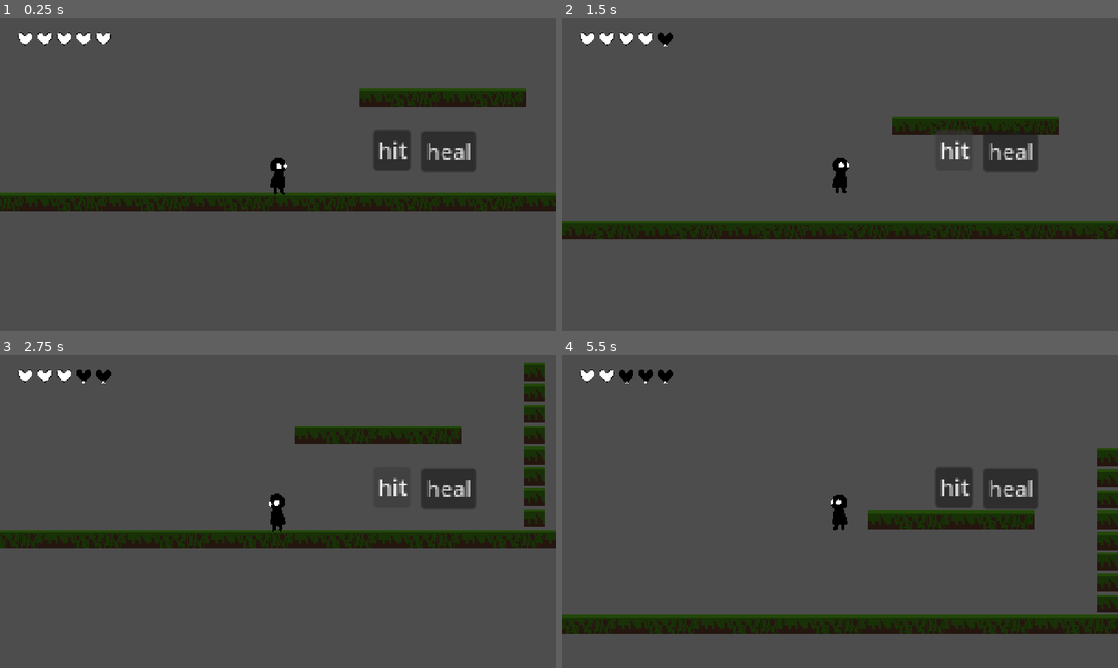
Above: before the commit, frames 1-4 (two rows, left to right).
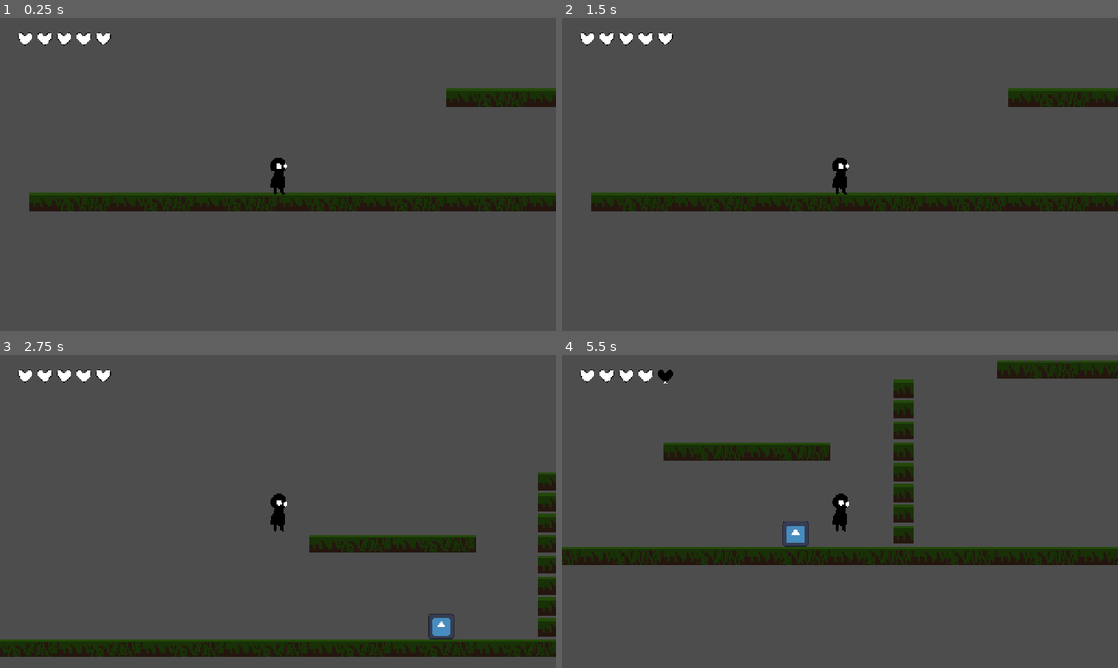
Above: after the commit, the same moments.

Repository: RayTK09/justAnotherMetroidvania
Game: Godot game, scene res://Scenes/start.tscn
Same seed, same stepped clock (60 frames per second), same inputs: the game is played once before the commit and once after it. The engine's default icon, where the game draws it, is replaced by a stand-in: a white triangle on a blue panel in a dark square.
Inputs (mouse positions are in pixels of both pictures, inside the frame that each line leads up to):
- Up to frame 1 (0.25 s): no input
- Up to frame 2 (1.5 s): click (1012, 152) at 0.5 s, where only the run before the commit has a clickable "heal"; click (956, 149) at 1.25 s, where only the run before the commit has a clickable "hit"
- Up to frame 3 (2.75 s): tap Enter at 2 s; move the mouse to (400, 495) at 2.02 s; hold Right (Right) from 2.03 s (still down); tap A (Heal, bound only after the commit) at 2.1 s; click (400, 495) at 2.17 s; tap Space (Jump) at 2.27 s
- Up to frame 4 (5.5 s): move the mouse to (728, 527) at 2.77 s; tap Z (Swing) at 2.85 s; tap Space (Jump) at 3.02, 4.52, 5.27 s; tap A (Heal, bound only after the commit) at 3.05, 3.6, 4.55, 5.3 s; move the mouse to (895, 442) at 3.52 s; release Right (Right) at 3.53 s; hold Left (Left) 3.53-4.28 s; move the mouse to (812, 574) at 4.27 s; hold Right (Right) from 4.28 s (still down); tap Alt at 4.35 s; click (812, 574) at 4.42 s; move the mouse to (1006, 558) at 5.02 s; tap Shift at 5.1 s

The runs differ from the first frame. In frame 1, 5.6% of the frame differs, in the area x 0-100%, y 8-62%; in frame 2, 16%; in frame 3, 17%; in frame 4, 22%, in the area x 0-100%, y 1-90%.

Commit message:
enemy and hit knockback
added an enemy and hit knockback for the player

Diff:
--- /dev/null
+++ b/Scenes/enemies/enemy_grounded.tscn
@@ -0,0 +1,27 @@
+[gd_scene format=3 uid="uid://nuarfax4ue4t"]
+
+[ext_resource type="Script" uid="uid://dtlxju1tspt6a" path="res://scripts/enemyScripts/enemy_grounded_one.gd" id="1_4pmop"]
+[ext_resource type="Texture2D" uid="uid://blsnn2qib60hc" path="res://icon.svg" id="2_h3e7c"]
+
+[sub_resource type="RectangleShape2D" id="RectangleShape2D_4pmop"]
+size = Vector2(18, 18)
+
+[node name="enemyGrounded" type="RigidBody2D" unique_id=1369726823]
+collision_layer = 0
+script = ExtResource("1_4pmop")
+
+[node name="Sprite2D" type="Sprite2D" parent="." unique_id=1512426525]
+scale = Vector2(0.155, 0.155)
+texture = ExtResource("2_h3e7c")
+
+[node name="CollisionShape2D" type="CollisionShape2D" parent="." unique_id=479637866]
+shape = SubResource("RectangleShape2D_4pmop")
+
+[node name="Area2D" type="Area2D" parent="." unique_id=1379387076]
+collision_layer = 2
+collision_mask = 8
+
+[node name="CollisionShape2D" type="CollisionShape2D" parent="Area2D" unique_id=799674601]
+shape = SubResource("RectangleShape2D_4pmop")
+
+[connection signal="body_entered" from="Area2D" to="." method="_on_area_2d_body_entered"]
--- a/Scenes/player.tscn
+++ b/Scenes/player.tscn
@@ -7,7 +7,8 @@
 [ext_resource type="Texture2D" uid="uid://b8h68s1dxflcv" path="res://Sprites/playerSprites/playerWalk-Sheet.png" id="4_fkybt"]
 [ext_resource type="Texture2D" uid="uid://dvd51mufittly" path="res://Sprites/playerSprites/playerUp.png" id="4_x3wgy"]
 [ext_resource type="Texture2D" uid="uid://bfma0rjrjamv7" path="res://Sprites/playerSprites/heart.png" id="7_3smsa"]
-[ext_resource type="Script" uid="uid://d310h2ehu6f4x" path="res://Scenes/health.gd" id="7_8erm5"]
+[ext_resource type="Script" uid="uid://d310h2ehu6f4x" path="res://scripts/playerScripts/health.gd" id="7_8erm5"]
+[ext_resource type="AudioStream" uid="uid://cpww1dw8ifs3x" path="res://SFX/break.mp3" id="9_f1ek2"]
 
 [sub_resource type="RectangleShape2D" id="RectangleShape2D_fkybt"]
 size = Vector2(10, 24)
@@ -187,7 +188,7 @@
 }]
 
 [node name="Player" type="CharacterBody2D" unique_id=542916292]
-collision_layer = 9
+collision_layer = 8
 collision_mask = 5
 script = ExtResource("1_onrkg")
 health = 4
@@ -208,6 +209,7 @@
 position = Vector2(20, 0)
 scale = Vector2(1, 1.5)
 collision_layer = 2
+collision_mask = 2
 
 [node name="CollisionShape2D" type="CollisionShape2D" parent="swingBox" unique_id=1676319889]
 shape = SubResource("RectangleShape2D_2qw5g")
@@ -254,31 +256,33 @@
 scale = Vector2(0.4, 0.4)
 texture = ExtResource("7_3smsa")
 
-[node name="Button" type="Button" parent="." unique_id=965212599]
-offset_left = 110.0
-offset_top = -33.0
-offset_right = 118.0
-offset_bottom = -25.0
-text = "heal"
-
-[node name="Button2" type="Button" parent="." unique_id=1388335411]
-offset_left = 73.0
-offset_top = -34.0
-offset_right = 81.0
-offset_bottom = -26.0
-text = "hit"
-
 [node name="disableMovement" type="Timer" parent="." unique_id=427838985]
 wait_time = 0.5
 
 [node name="invinciblityFrames" type="Timer" parent="." unique_id=1746173709]
+
+[node name="audioPlayer" type="AudioStreamPlayer2D" parent="." unique_id=1140845293]
+stream = ExtResource("9_f1ek2")
+
+[node name="Control" type="Control" parent="." unique_id=610931946]
+layout_mode = 3
+anchors_preset = 0
+offset_right = 40.0
+offset_bottom = 40.0
+
+[node name="Label" type="Label" parent="Control" unique_id=1685736246]
+visible = false
+layout_mode = 0
+offset_left = -49.0
+offset_top = -70.0
+offset_right = 49.0
+offset_bottom = -47.0
+text = "Game over :("
 
 [connection signal="heal" from="." to="health" method="_on_player_heal"]
 [connection signal="hit" from="." to="health" method="_on_player_hit"]
 [connection signal="area_entered" from="swingBox" to="." method="_on_swing_box_area_entered"]
 [connection signal="area_exited" from="swingBox" to="." method="_on_swing_box_area_exited"]
 [connection signal="timeout" from="coyoteTime" to="." method="_on_coyote_time_timeout"]
-[connection signal="pressed" from="Button" to="." method="_on_button_pressed"]
-[connection signal="pressed" from="Button2" to="." method="_on_button_2_pressed"]
 [connection signal="timeout" from="disableMovement" to="." method="_on_disable_movement_timeout"]
 [connection signal="timeout" from="invinciblityFrames" to="." method="_on_invinciblity_frames_timeout"]
--- a/Scenes/start.tscn
+++ b/Scenes/start.tscn
@@ -3,6 +3,7 @@
 [ext_resource type="Texture2D" uid="uid://dw4tjtt4tv6ss" path="res://Sprites/ground.png" id="1_5ogh5"]
 [ext_resource type="Texture2D" uid="uid://duy5dc0nkn4kd" path="res://Sprites/groundRocky.png" id="2_lb6bl"]
 [ext_resource type="PackedScene" uid="uid://4s5ppdivm6rq" path="res://Scenes/player.tscn" id="3_rk01k"]
+[ext_resource type="PackedScene" uid="uid://nuarfax4ue4t" path="res://Scenes/enemies/enemy_grounded.tscn" id="4_lb6bl"]
 
 [sub_resource type="PhysicsMaterial" id="PhysicsMaterial_fkybt"]
 
@@ -44,5 +45,10 @@
 tile_set = SubResource("TileSet_2qw5g")
 
 [node name="Player" parent="." unique_id=542916292 instance=ExtResource("3_rk01k")]
-position = Vector2(2, -21)
+position = Vector2(-65, -12)
 speed = 150
+
+[node name="enemyGrounded" parent="." unique_id=1369726823 instance=ExtResource("4_lb6bl")]
+position = Vector2(165.37286, -11.229431)
+
+[connection signal="swing" from="Player" to="enemyGrounded" method="_on_player_swing"]
--- /dev/null
+++ b/default_bus_layout.tres
@@ -0,0 +1,3 @@
+[gd_resource type="AudioBusLayout" format=3 uid="uid://4fw77bem8s4i"]
+
+[resource]
--- a/project.godot
+++ b/project.godot
@@ -15,6 +15,10 @@
 config/features=PackedStringArray("4.7", "Forward Plus")
 config/icon="res://icon.svg"
 
+[audio]
+
+buses/default_bus_layout="uid://4fw77bem8s4i"
+
 [display]
 
 window/size/viewport_width=1280
@@ -30,26 +34,22 @@
 
 Up={
 "deadzone": 0.2,
-"events": [Object(InputEventKey,"resource_local_to_scene":fa …(140 unchanged characters)… d":false,"keycode":0,"physical_keycode":87,"key_label":0,"unicode":119,"location":0,"echo":false,"script":null)
-, Object(InputEventKey,"resource_local_to_scene":false,"resource_name":"","device":-1,"window_id":0,"alt_pressed":false,"shift_pressed":false,"ctrl_pressed":false,"meta_pressed":false,"pressed":false,"keycode":0,"physical_keycode":4194320,"key_label":0,"unicode":0,"location":0,"echo":false,"script":null)
+"events": [Object(InputEventKey,"resource_local_to_scene":fa …(140 unchanged characters)… d":false,"keycode":0,"physical_keycode":4194320,"key_label":0,"unicode":0,"location":0,"echo":false,"script":null)
 ]
 }
 Down={
 "deadzone": 0.2,
-"events": [Object(InputEventKey,"resource_local_to_scene":fa …(140 unchanged characters)… d":false,"keycode":0,"physical_keycode":83,"key_label":0,"unicode":115,"location":0,"echo":false,"script":null)
-, Object(InputEventKey,"resource_local_to_scene":false,"resource_name":"","device":-1,"window_id":0,"alt_pressed":false,"shift_pressed":false,"ctrl_pressed":false,"meta_pressed":false,"pressed":false,"keycode":0,"physical_keycode":4194322,"key_label":0,"unicode":0,"location":0,"echo":false,"script":null)
+"events": [Object(InputEventKey,"resource_local_to_scene":fa …(140 unchanged characters)… d":false,"keycode":0,"physical_keycode":4194322,"key_label":0,"unicode":0,"location":0,"echo":false,"script":null)
 ]
 }
 Left={
 "deadzone": 0.2,
-"events": [Object(InputEventKey,"resource_local_to_scene":fa …(140 unchanged characters)… d":false,"keycode":0,"physical_keycode":65,"key_label":0,"unicode":97,"location":0,"echo":false,"script":null)
-, Object(InputEventKey,"resource_local_to_scene":false,"resource_name":"","device":-1,"window_id":0,"alt_pressed":false,"shift_pressed":false,"ctrl_pressed":false,"meta_pressed":false,"pressed":false,"keycode":0,"physical_keycode":4194319,"key_label":0,"unicode":0,"location":0,"echo":false,"script":null)
+"events": [Object(InputEventKey,"resource_local_to_scene":fa …(140 unchanged characters)… d":false,"keycode":0,"physical_keycode":4194319,"key_label":0,"unicode":0,"location":0,"echo":false,"script":null)
 ]
 }
 Right={
 "deadzone": 0.2,
-"events": [Object(InputEventKey,"resource_local_to_scene":fa …(140 unchanged characters)… d":false,"keycode":0,"physical_keycode":68,"key_label":0,"unicode":100,"location":0,"echo":false,"script":null)
-, Object(InputEventKey,"resource_local_to_scene":false,"resource_name":"","device":-1,"window_id":0,"alt_pressed":false,"shift_pressed":false,"ctrl_pressed":false,"meta_pressed":false,"pressed":false,"keycode":0,"physical_keycode":4194321,"key_label":0,"unicode":0,"location":0,"echo":false,"script":null)
+"events": [Object(InputEventKey,"resource_local_to_scene":fa …(140 unchanged characters)… d":false,"keycode":0,"physical_keycode":4194321,"key_label":0,"unicode":0,"location":0,"echo":false,"script":null)
 ]
 }
 Jump={
@@ -72,6 +72,11 @@
 "events": [Object(InputEventKey,"resource_local_to_scene":false,"resource_name":"","device":-1,"window_id":0,"alt_press …(191 unchanged characters)…
 ]
 }
+Heal={
+"deadzone": 0.2,
+"events": [Object(InputEventKey,"resource_local_to_scene":false,"resource_name":"","device":-1,"window_id":0,"alt_pressed":false,"shift_pressed":false,"ctrl_pressed":false,"meta_pressed":false,"pressed":false,"keycode":0,"physical_keycode":65,"key_label":0,"unicode":97,"location":0,"echo":false,"script":null)
+]
+}
 
 [layer_names]
 
--- /dev/null
+++ b/scripts/enemyScripts/enemy_grounded_one.gd
@@ -0,0 +1,26 @@
+extends RigidBody2D
+
+@export var health : int = 2
+
+@onready var player = $"../Player"
+
+# Called when the node enters the scene tree for the first time.
+func _ready() -> void:
+	pass # Replace with function body.
+
+
+# Called every frame. 'delta' is the elapsed time since the previous frame.
+func _process(delta: float) -> void:
+	pass
+
+
+func _on_area_2d_body_entered(body: Node2D) -> void:
+	if body == $"../Player":
+		player.hit.emit()
+		#print('collided')
+
+
+func _on_player_swing(id) -> void:
+	if player.enemyCollision and id == $'Area2D'.get_rid():
+		print("collided")
+		linear_velocity.x = 200
--- a/Scenes/health.gd
+++ b/scripts/playerScripts/health.gd
@@ -1,5 +1,6 @@
 extends Node2D
 
+@onready var player = $".."
 @onready var health = $"..".health
 @onready var hearts = [$heart1, $heart2, $heart3, $heart4, $heart5]
 var heartAlive = "res://Sprites/playerSprites/heart.png"
@@ -9,11 +10,25 @@
 
 
 func _on_player_hit() -> void:
-	hearts[health].texture = loadDead
-	health -= 1
+	if $"../invinciblityFrames".is_stopped():
+		hearts[health].texture = loadDead
+		health -= 1
 	if health < 0:
 		health = 0
-	#print(health)
+		$"../Control/Label".visible = true
+		player.disableMovement = true
+	if $"../invinciblityFrames".is_stopped():
+		$"../audioPlayer".play()
+		$"../invinciblityFrames".start()
+		if !player.disableMovement:
+			$"../disableMovement".start()
+			player.disableMovement = true
+		player.velocity.y = -200
+		if !$"../AnimatedSprite2D".flip_h:
+			player.velocity.x = 130
+		if $"../AnimatedSprite2D".flip_h:
+			player.velocity.x = -130
+	print(health)
 
 func _on_player_heal(amount: int) -> void:
 	hearts[health].texture = loadAlive
--- a/scripts/playerScripts/player.gd
+++ b/scripts/playerScripts/player.gd
@@ -2,12 +2,14 @@
 
 signal hit
 signal heal(amount : int)
-signal swing
+signal swing(id)
 
 
 @export var health : int = 5
-@export var speed : int
+@export var speed : int = 150
 @export var jumpVel = -400.0
+@export var disableMovement = false
+@export var healthFlaskAmount : int = 2
 
 @onready var aniPlayer = $AnimationPlayer
 @onready var spriteAni = $AnimatedSprite2D
@@ -15,7 +17,7 @@
 
 var enemyCollision = false
 var jumped = false
-var disableMovement = false
+var enemyId
 
 func _ready() -> void:
 	pass
@@ -26,12 +28,19 @@
 		aniPlayer.play("swingSword")
 
 	if aniPlayer.current_animation == "swingSword" and enemyCollision:
-		swing.emit()
+		swing.emit(enemyId)
 	#this is for switching the side you are swinging on
 	if Input.is_action_just_pressed("Left"):
 		aniPlayer.play("switchLeft")
 	elif Input.is_action_just_pressed("Right"):
 		aniPlayer.play("switchRight")
+
+	#healing
+	if Input.is_action_just_pressed("Heal") and healthFlaskAmount > 0:
+		heal.emit(3)
+		healthFlaskAmount -= 1
+		#print("healed")
+		#print(healthFlaskAmount)
 
 
 func _physics_process(delta: float) -> void:
@@ -88,6 +97,8 @@
 
 func _on_swing_box_area_entered(area: Area2D) -> void:
 	enemyCollision = true
+	#print(area.get_rid())
+	enemyId = area.get_rid()
 
 func _on_swing_box_area_exited(area: Area2D) -> void:
 	enemyCollision = false
@@ -95,24 +106,25 @@
 func _on_coyote_time_timeout() -> void:
 	jumped = true
 
-func _on_button_2_pressed() -> void:
-	if $invinciblityFrames.is_stopped():
-		hit.emit()
-		$invinciblityFrames.start()
-		if !disableMovement:
-			$disableMovement.start()
-			disableMovement = true
-		velocity.y = -200
-		if !spriteAni.flip_h:
-			velocity.x = 120
-		if spriteAni.flip_h:
-			velocity.x = -120
-
-func _on_button_pressed() -> void:
-	heal.emit(3)
+#func _on_button_2_pressed() -> void:
+	#if $invinciblityFrames.is_stopped():
+		#$audioPlayer.play()
+		#hit.emit()
+		#$invinciblityFrames.start()
+		#if !disableMovement:
+			#$disableMovement.start()
+			#disableMovement = true
+		#velocity.y = -200
+		#if !spriteAni.flip_h:
+			#velocity.x = 130
+		#if spriteAni.flip_h:
+			#velocity.x = -130
 
 func _on_disable_movement_timeout() -> void:
-	disableMovement = false
+	if health > -1:
+		disableMovement = false
+	else:
+		disableMovement = true
 
 func _on_invinciblity_frames_timeout() -> void:
 	$invinciblityFrames.stop()
Not shown, added: SFX/break.mp3.import
Not shown, added: scripts/enemyScripts/enemy_grounded_one.gd.uid
Renamed: Scenes/health.gd.uid -> scripts/playerScripts/health.gd.uid
Not shown, added: SFX/break.mp3
